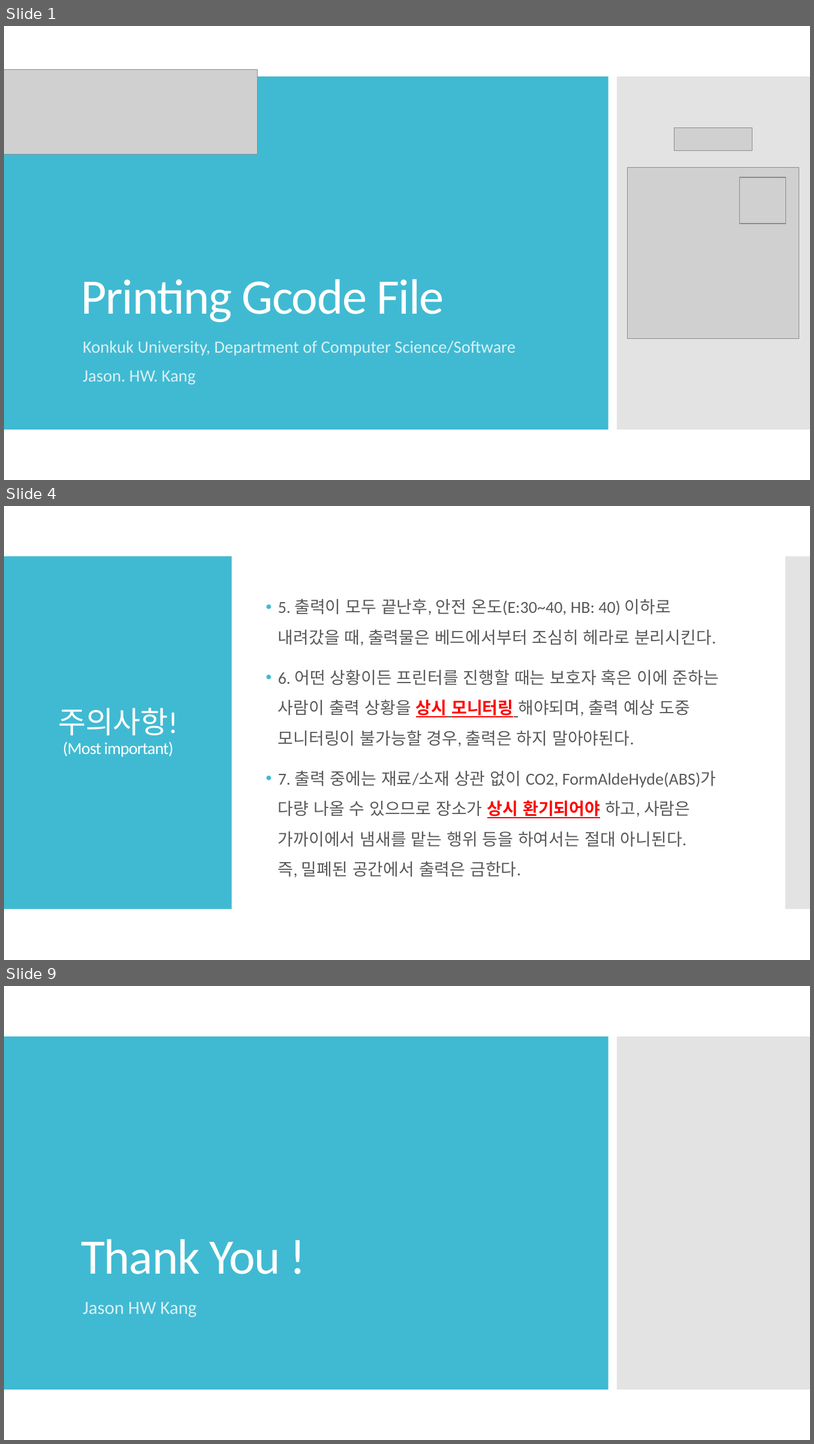
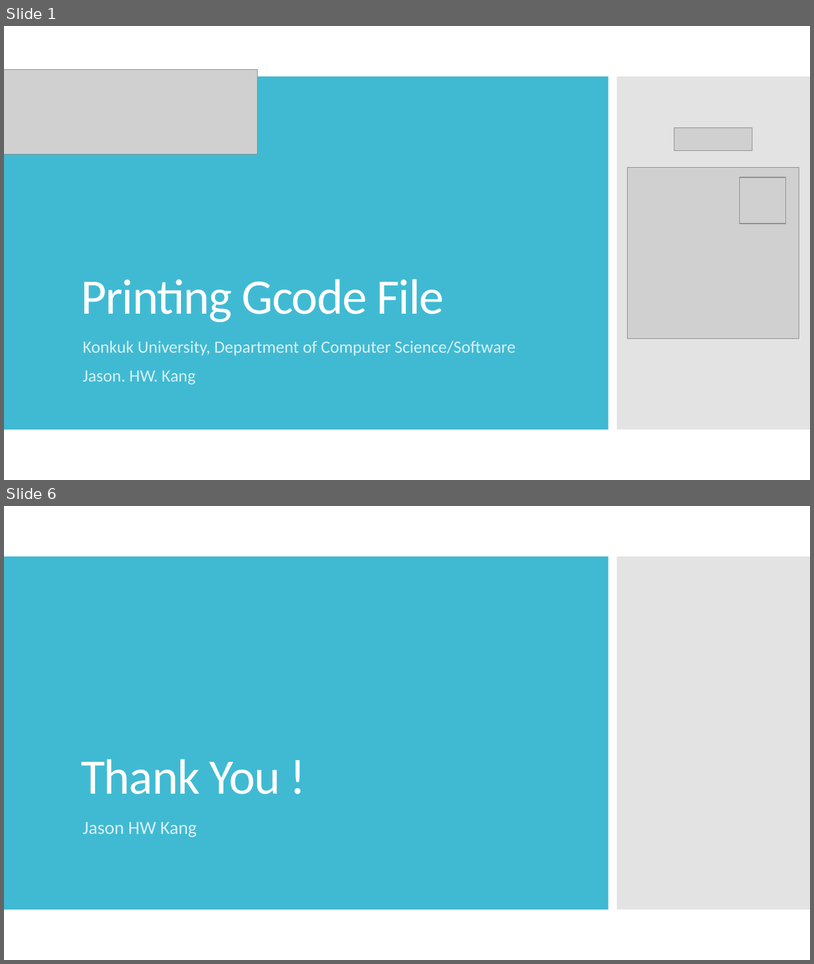
Before and after one commit to IncoCura/Instruction, a slide deck: 3DPrinter/3. Printing GCode file.pptx. Shown one above the other, each under a label of ours: slides 1, 4 and 9 before the commit, slides 1 and 6 after it; the slides between them are not shown. The pictures are 814x1444 and 814x964 pixels, drawn with LibreOffice and Linux fonts; fonts in the diff are those of the drawing; grey boxes stand for pictures. Boxes give left, top, right and bottom in pixels: in the first picture for what was removed or moved away, otherwise in the second. Text is boxed around its words. In the diff, an @@ line names an element or a change of style, - is before the commit and + after.

```diff
--- a/3DPrinter/3. Printing GCode file.pptx
+++ b/3DPrinter/3. Printing GCode file.pptx
@@ slide 4 removed at box(4, 506, 810, 960), background #FFFFFF @@
@@ rectangle removed at box(4, 556, 232, 909) @@
@@ rectangle removed at box(786, 556, 810, 909) @@
@@ text removed at box(278, 598, 719, 877) @@
-• 5. 출력이 모두 끝난후, 안전 온도(E:30~40, HB: 40) 이하로 내려갔을 때, 출력물은 베드에서부터 조심히 헤라로 분리시킨다.
-• 6. 어떤 상황이든 프린터를 진행할 때는 보호자 혹은 이에 준하는 사람이 출력 상황을 상시 모니터링 해야되며, 출력 예상 도중 모니터링이 불가능할 경우, 출력은 하지 말아야된다.
-• 7. 출력 중에는 재료/소재 상관 없이 CO2, FormAldeHyde(ABS)가 다량 나올 수 있으므로 장소가 상시 환기되어야 하고, 사람은 가까이에서 냄새를 맡는 행위 등을 하여서는 절대 아니된다.
-  즉, 밀폐된 공간에서 출력은 금한다.
@@ title removed at box(59, 708, 178, 757) @@
-주의사항!
-(Most important)
@@ what was slide 9 is now slide 6 @@
```
Also in this commit, not shown: 3 slides changed, 1 slide added, 3 other slides removed, 1 other file.
